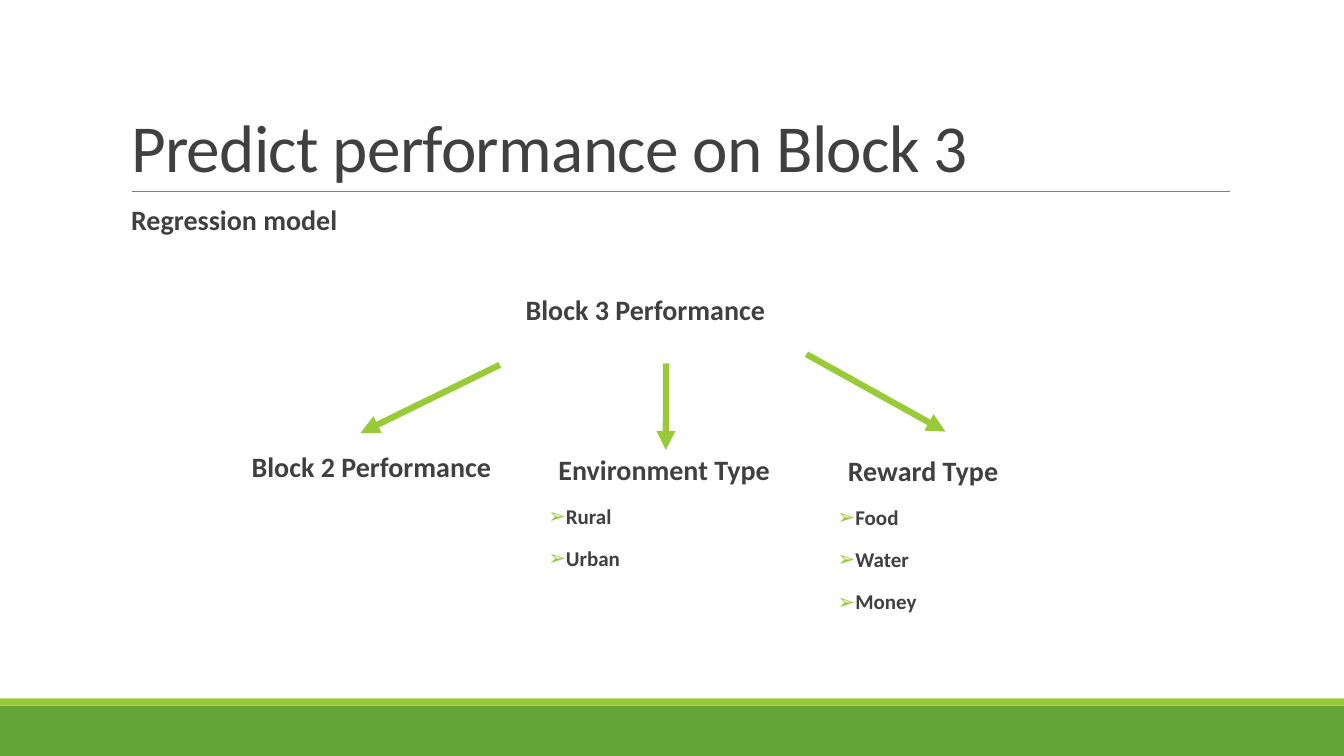
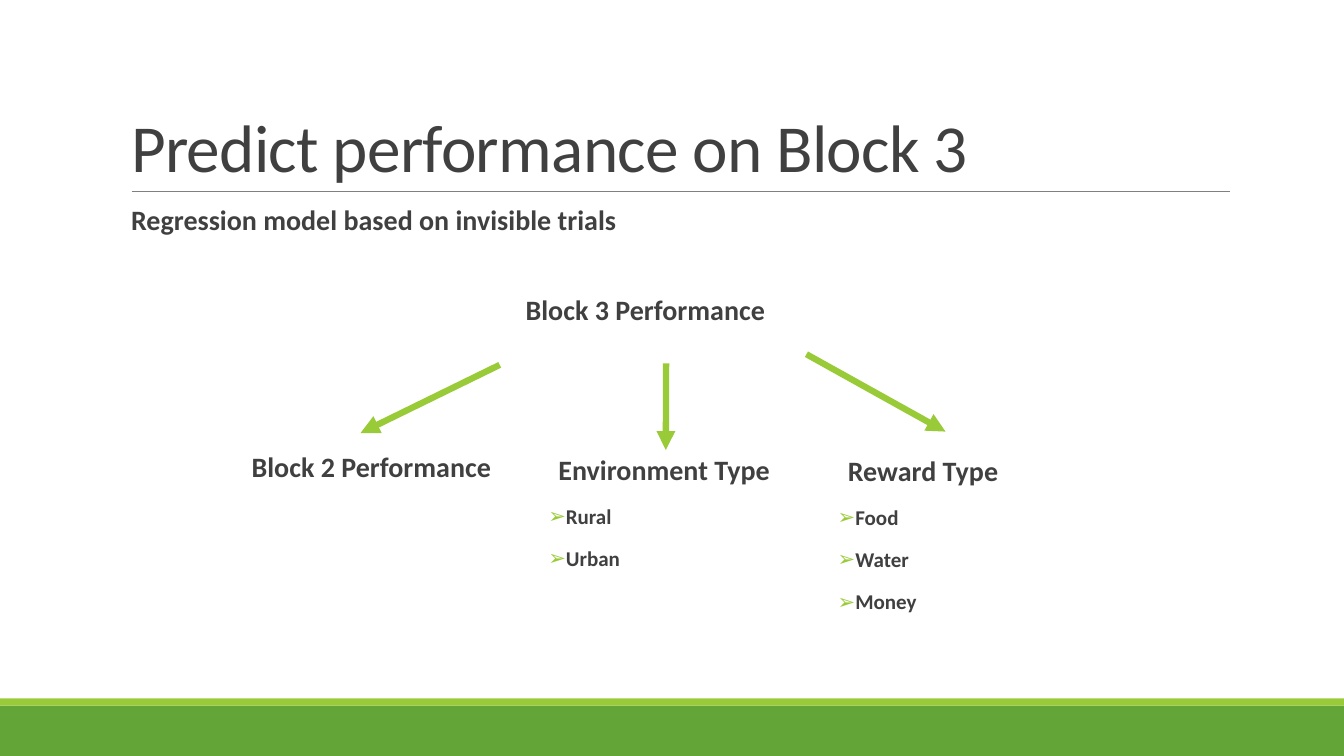
Before and after one commit to psychhack2019/teamsewz_navproject, a slide deck: slide 3 of PsychHack2019_Team SEWZ.pptx. Drawn at 1344x756 pixels with LibreOffice and Linux fonts; fonts in the diff are those of the drawing. Boxes give left, top, right and bottom in pixels: in the first picture for what was removed or moved away, otherwise in the second. Text is boxed around its words. In the diff, an @@ line names an element or a change of style, - is before the commit and + after.

```diff
--- a/PsychHack2019_Team SEWZ.pptx
+++ b/PsychHack2019_Team SEWZ.pptx
@@ text at (131,210,616,235): text changed @@
-  Regression model
+  Regression model based on invisible trials
```
Also in this commit, not shown: 1 other slide changed, 1 slide added.
